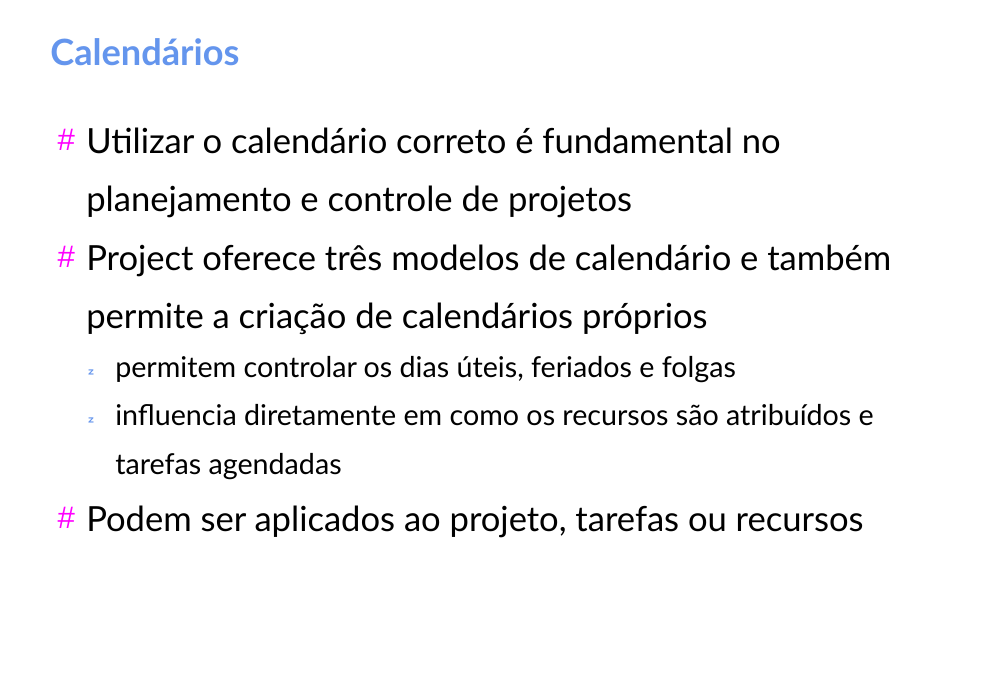
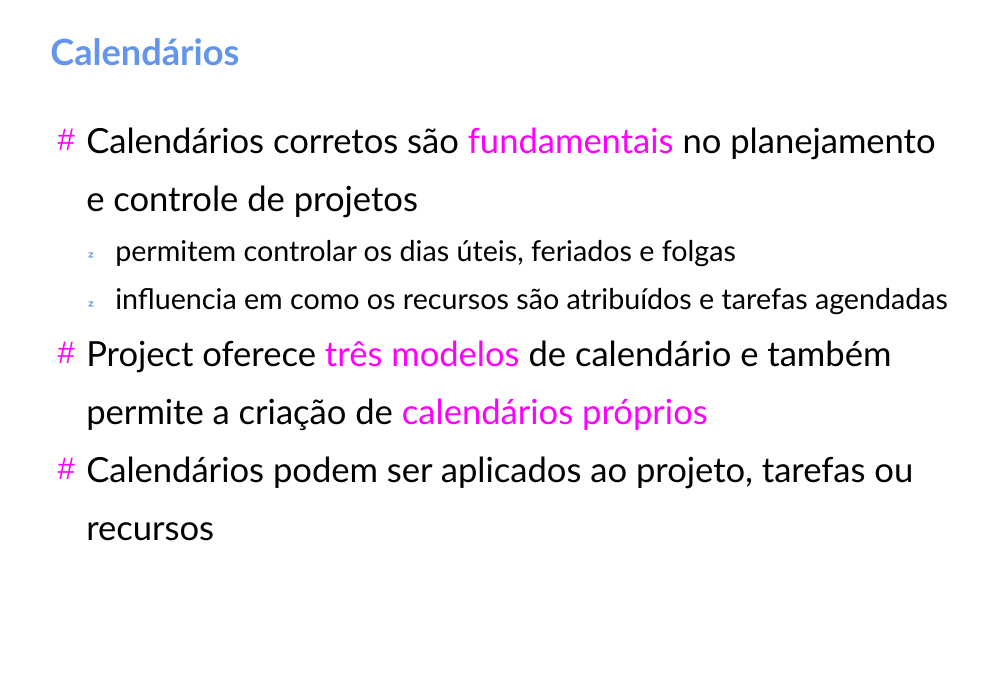
Before and after one commit to gomesluiz/gestao-de-projetos, a slide deck: slide 5 of aulas/project-aula-02.odp (slide 4 before the commit). Drawn at 1008x698 pixels with LibreOffice and Linux fonts; fonts in the diff are those of the drawing. Boxes give left, top, right and bottom in pixels: in the first picture for what was removed or moved away, otherwise in the second. Text is boxed around its words. In the diff, an @@ line names an element or a change of style, - is before the commit and + after.

```diff
--- a/aulas/project-aula-02.odp
+++ b/aulas/project-aula-02.odp
@@ text at (x1=86, y1=127, x2=948, y2=314): text changed; size 26.8 to 22.2 pt @@
-# Utilizar o calendário correto é fundamental no planejamento e controle de projetos
+# Calendários corretos são fundamentais no planejamento e controle de projetos
+   permitem controlar os dias úteis, feriados e folgas
+   influencia em como os recursos são atribuídos e tarefas agendadas
@@ text at (x1=86, y1=340, x2=891, y2=430): text colour #000000 to #FF00FF in "três modelos calendários próprios" @@
@@ text at (x1=86, y1=456, x2=913, y2=541): text changed; size 22.2 to 26.8 pt @@
-   permitem controlar os dias úteis, feriados e folgas
-   influencia diretamente em como os recursos são atribuídos e tarefas agendadas
-# Podem ser aplicados ao projeto, tarefas ou recursos
+# Calendários podem ser aplicados ao projeto, tarefas ou recursos
```
Also in this commit, not shown: 5 other slides changed, 10 slides added, 1 slide removed.
